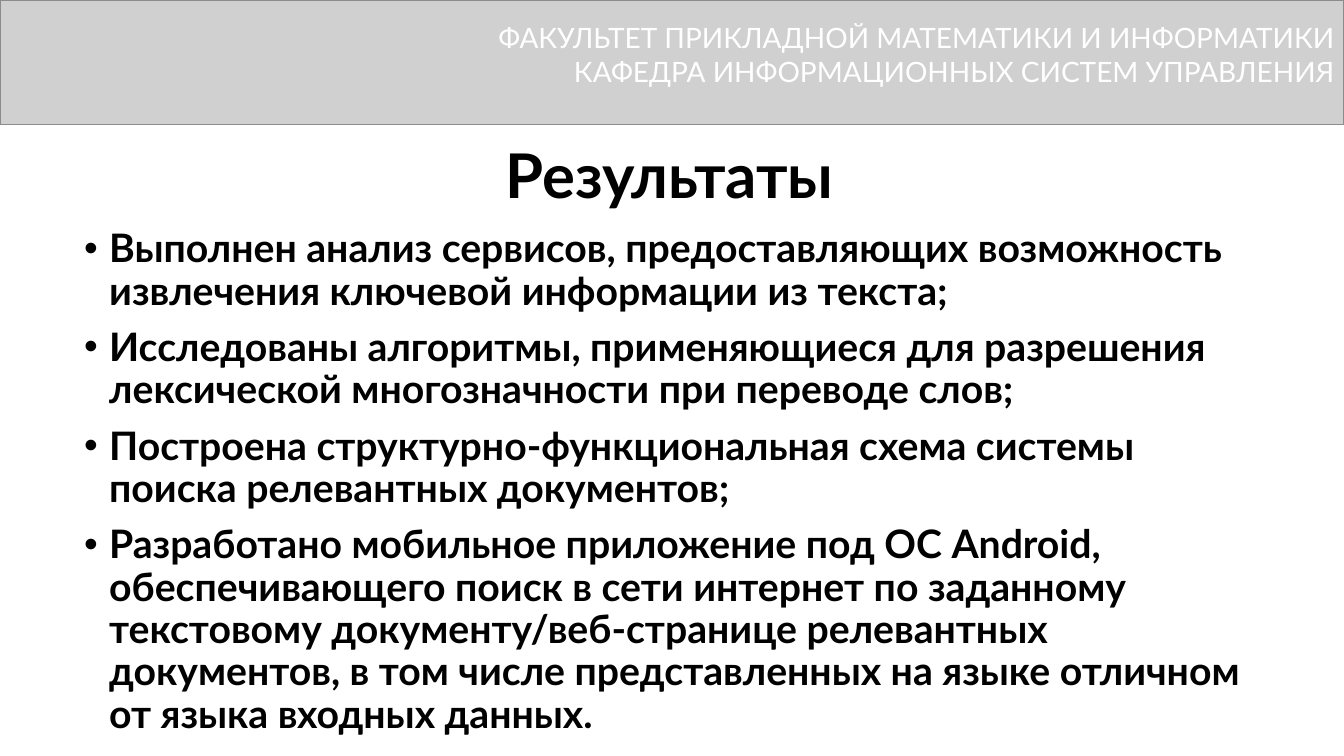
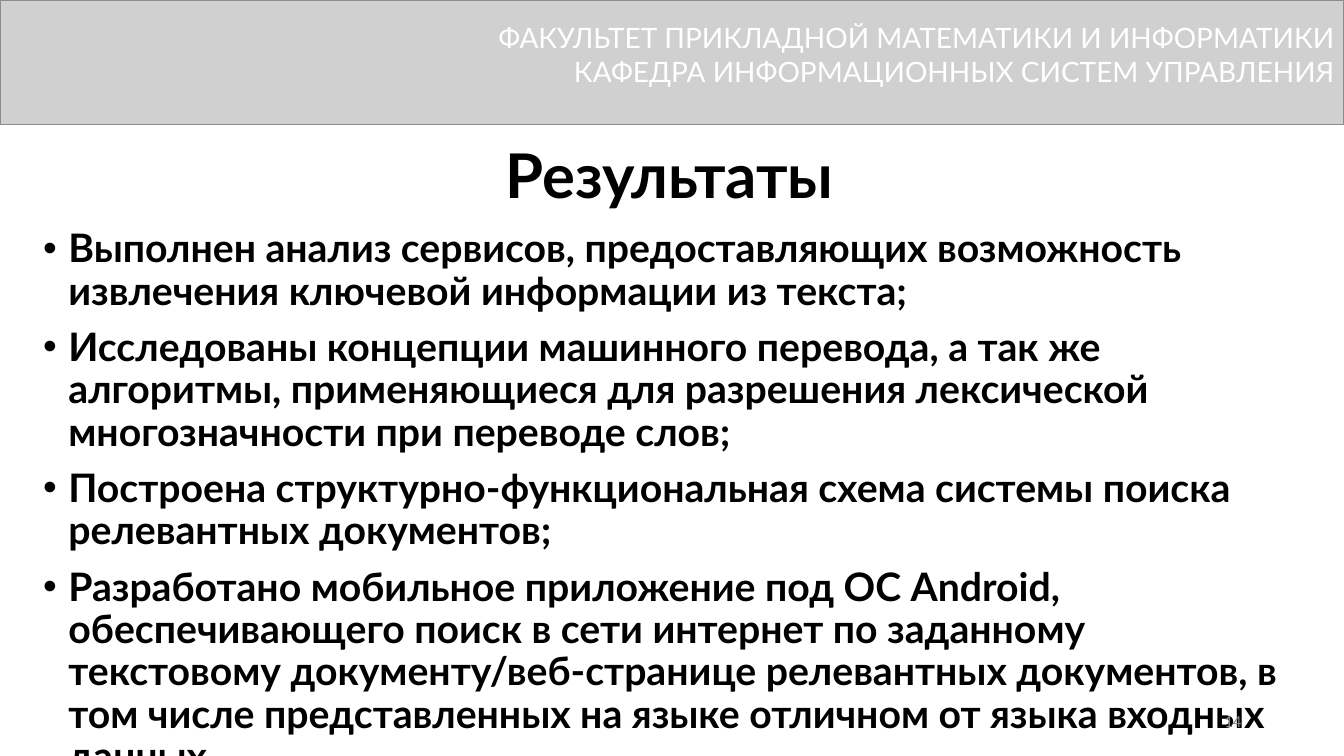
Before and after one commit to DimkaFPM/diplom, a slide deck: slide 14 of presentetion.pptx (slide 13 before the commit). Drawn at 1344x756 pixels with LibreOffice and Linux fonts; fonts in the diff are those of the drawing; grey boxes stand for pictures. Boxes give left, top, right and bottom in pixels: in the first picture for what was removed or moved away, otherwise in the second. Text is boxed around its words. In the diff, an @@ line names an element or a change of style, - is before the commit and + after.

Commit message:
update presentation

```diff
--- a/presentetion.pptx
+++ b/presentetion.pptx
@@ text "Выполнен анализ сервисов, предоставляющих возможность ...": place and size @@
-text "Выполнен анализ сервисов, предоставляющих возможность ..." at <box>109,233,1240,735</box>
+text "Выполнен анализ сервисов, предоставляющих возможность ..." at <box>68,233,1277,735</box>
@@ text at <box>68,332,1149,453</box>: text changed @@
-• Исследованы алгоритмы, применяющиеся для разрешения лексической многозначности при переводе слов;
+• Исследованы концепции машинного перевода, а так же алгоритмы, применяющиеся для разрешения лексической многозначности при переводе слов;
@@ page number added at <box>1224,714,1241,732</box>, 12 pt, text #8C8C8C @@
+14
```
Also in this commit, not shown: 11 other slides changed, 2 slides added, 1 slide removed, 4 other files.
